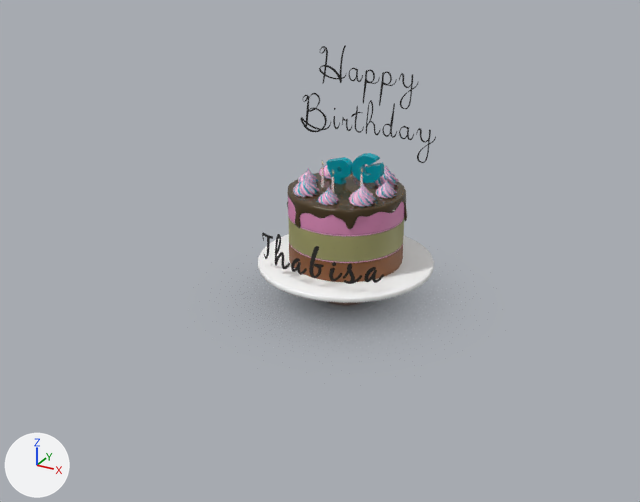
An edit to the glTF model Assets/Models/Birthday Cake.glb, drawn before and after from the same camera.
One viewpoint serves both versions: a camera (50 mm lens) standing at (0.808, -1.586, 0.885) and looking at (-0.018, -0.084, 0.134). The axes (+X, +Y, +Z) are drawn at lower left. The lights are the same throughout.

The first picture shows 'Birthday text', 'Birthday text.001', 'Circle.002', 'Point 2'.
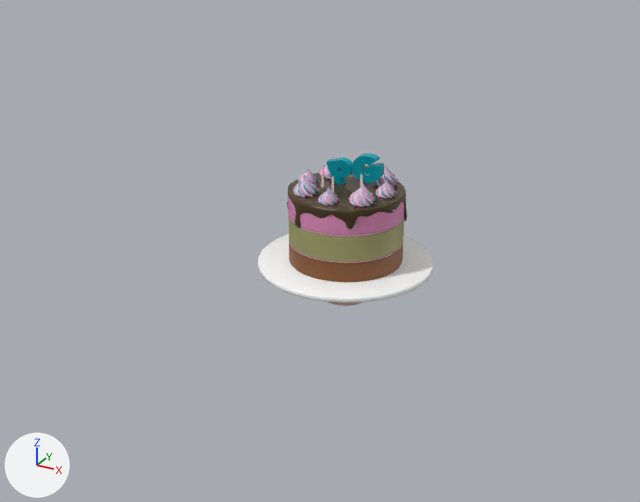
Boxes (x1, y1, x2, y2) around the edits, measured in the pictures (640 x 502 px):
'Point 2', deleted
    before: (286, 293, 404, 322)
'Birthday text', deleted
    before: (301, 45, 436, 163)
'Birthday text.001', deleted
    before: (262, 232, 384, 284)

Edits to the bpy script that builds the scene:
```text
Remove ob_point_2:
    ob_point_2 = bpy.data.objects.new('Point 2', me_point_2)
    ob_point_2.location = (0.0, 0.0, 0.0)
Remove ob_birthday_text:
    ob_birthday_text = bpy.data.objects.new('Birthday text', me_birthday_text)
    ob_birthday_text.location = (0.0, 0.103, 0.351)
Remove ob_birthday_text_001:
    ob_birthday_text_001 = bpy.data.objects.new('Birthday text.001', me_birthday_text_001)
    ob_birthday_text_001.location = (0.0, -0.164, 0.233)
```
